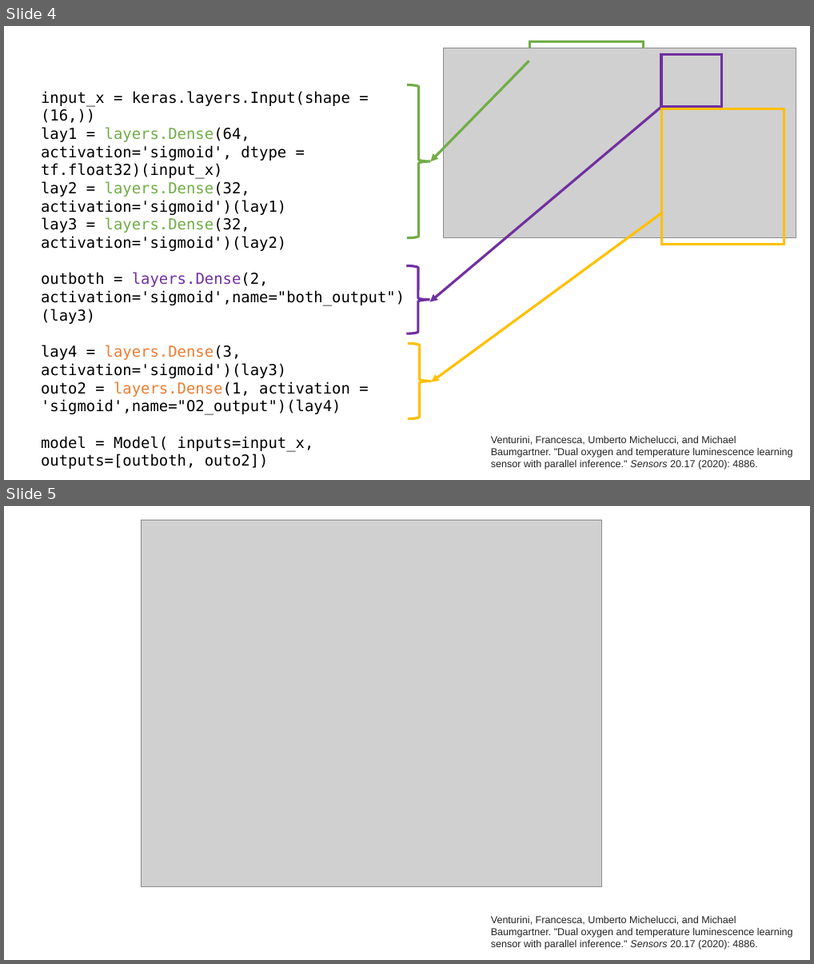
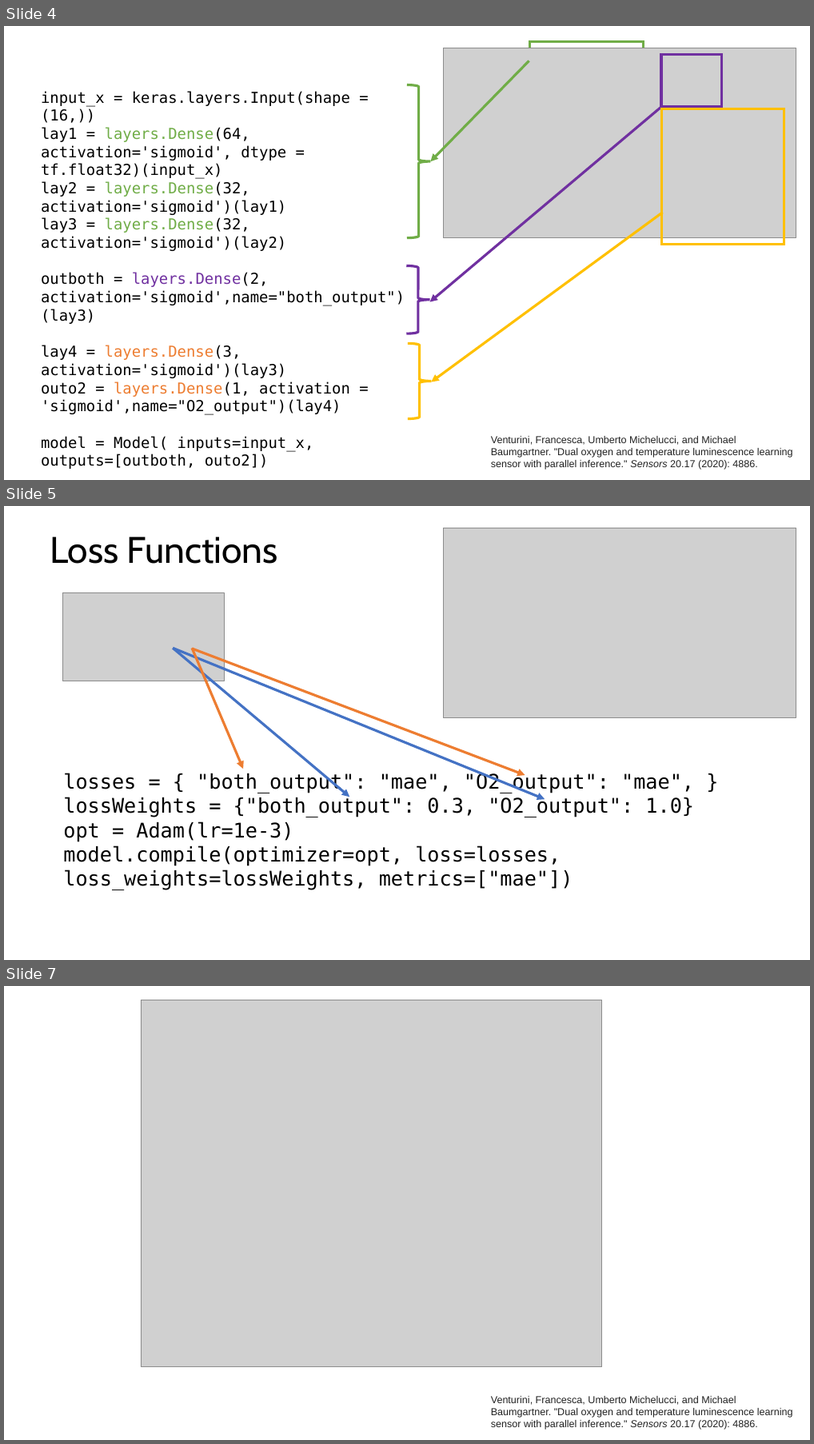
Before and after one commit to toelt-llc/TALK-ETH-ZURICH-GDSC-WORKSHOPS-2022, a slide deck: 1 - Keras and TF/multi-task-learning.pptx. Shown one above the other, each under a label of ours: slides 4 and 5 before the commit, slides 4, 5 and 7 after it; the slides between them are not shown. The pictures are 814x964 and 814x1444 pixels, drawn with LibreOffice and Linux fonts; fonts in the diff are those of the drawing; grey boxes stand for pictures. Boxes give left, top, right and bottom in pixels: in the first picture for what was removed or moved away, otherwise in the second. Text is boxed around its words. In the diff, an @@ line names an element or a change of style, - is before the commit and + after.

Commit message:
Updated MTL Presentation.

```diff
--- a/1 - Keras and TF/multi-task-learning.pptx
+++ b/1 - Keras and TF/multi-task-learning.pptx
@@ slide 5 added at [4,506,810,960], background #FFFFFF @@
@@ picture added at [444,528,797,718] @@
@@ title added at [50,536,278,564], 44 pt, text #000000 @@
+Loss Functions
@@ picture added at [62,592,224,681] @@
@@ arrow added from (173, 648) to (350, 796), #4472C4 3 pt @@
@@ arrow added from (173, 648) to (546, 799), #4472C4 3 pt @@
@@ arrow added from (192, 648) to (243, 768), #ED7D31 3 pt @@
@@ arrow added from (192, 648) to (526, 776), #ED7D31 3 pt @@
@@ text added at [63,772,694,890], 24 pt, text #000000 @@
+losses = { "both_output": "mae", "O2_output": "mae", }
+lossWeights = {"both_output": 0.3, "O2_output": 1.0}
+opt = Adam(lr=1e-3)
+model.compile(optimizer=opt, loss=losses, loss_weights=lossWeights, metrics=["mae"])
@@ what was slide 5 is now slide 7 @@
```
Also in this commit, not shown: 1 other slide added, 2 other files.
